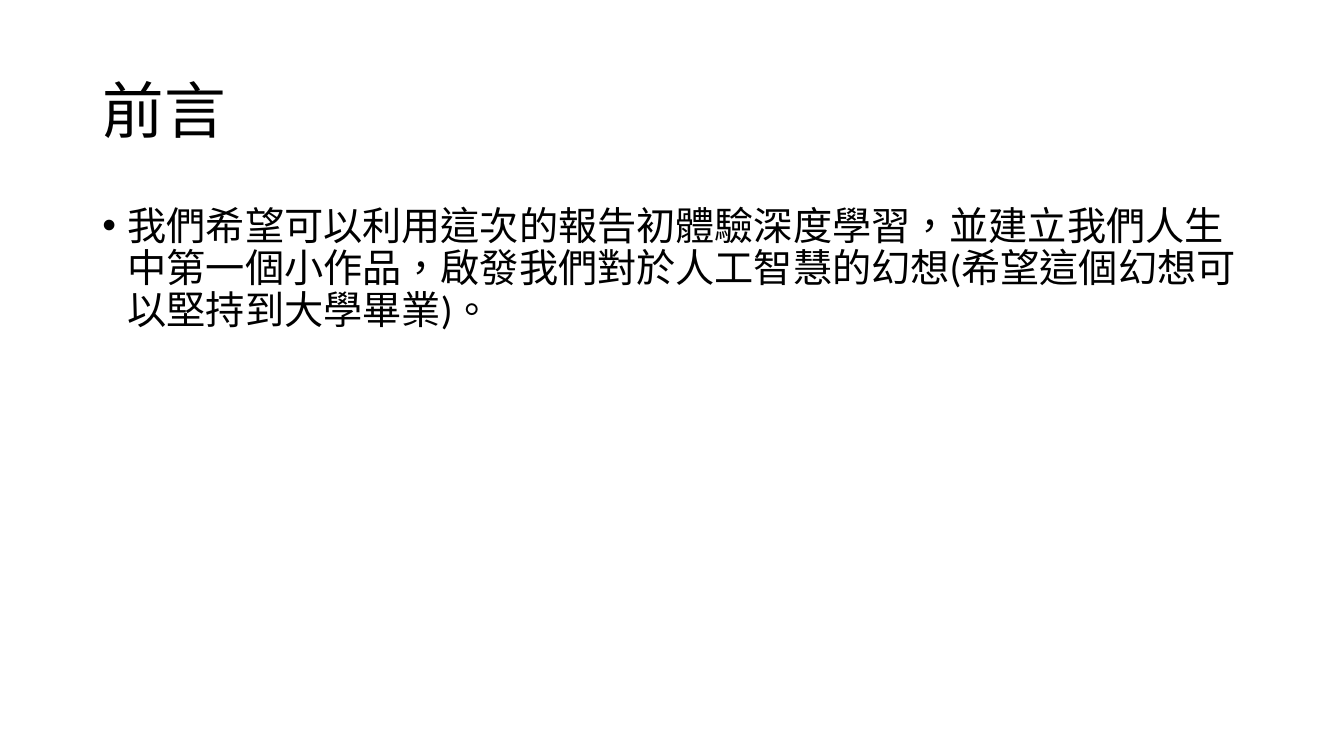
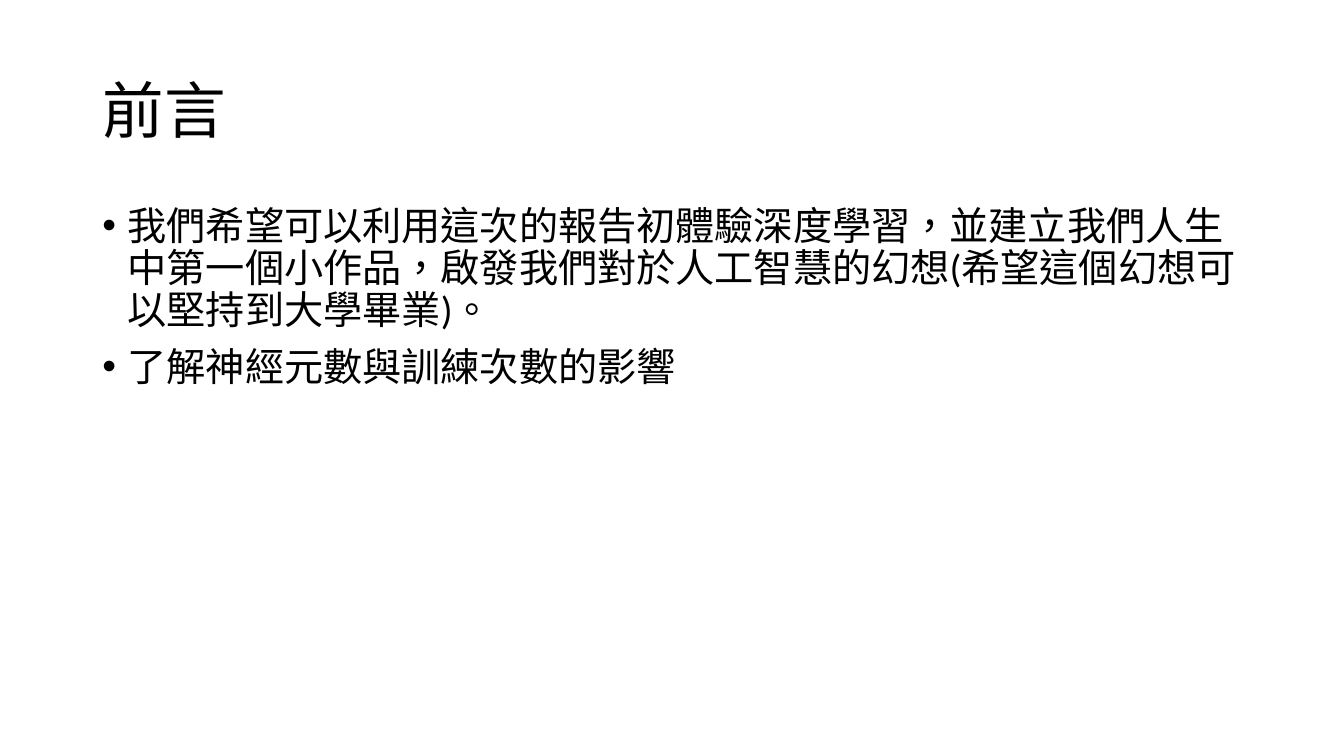
Before and after one commit to 100001010/university-project, a slide deck: slide 2 of report/人工智慧簡報.pptx. Drawn at 1344x756 pixels with LibreOffice and Linux fonts; fonts in the diff are those of the drawing. Boxes give left, top, right and bottom in pixels: in the first picture for what was removed or moved away, otherwise in the second. Text is boxed around its words. In the diff, an @@ line names an element or a change of style, - is before the commit and + after.

```diff
--- a/report/人工智慧簡報.pptx
+++ b/report/人工智慧簡報.pptx
@@ text at [128, 347, 676, 385]: paragraph added @@
+• 了解神經元數與訓練次數的影響
```
Also in this commit, not shown: 6 other slides changed, 1 slide added, 1 slide removed.
